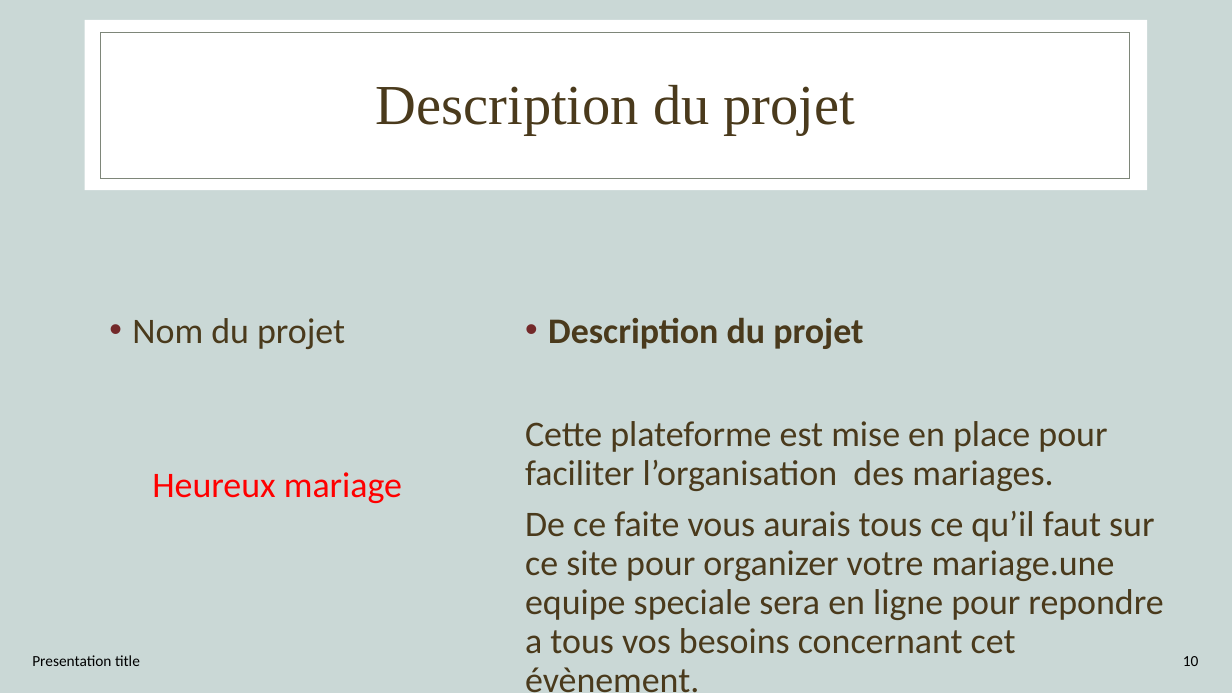
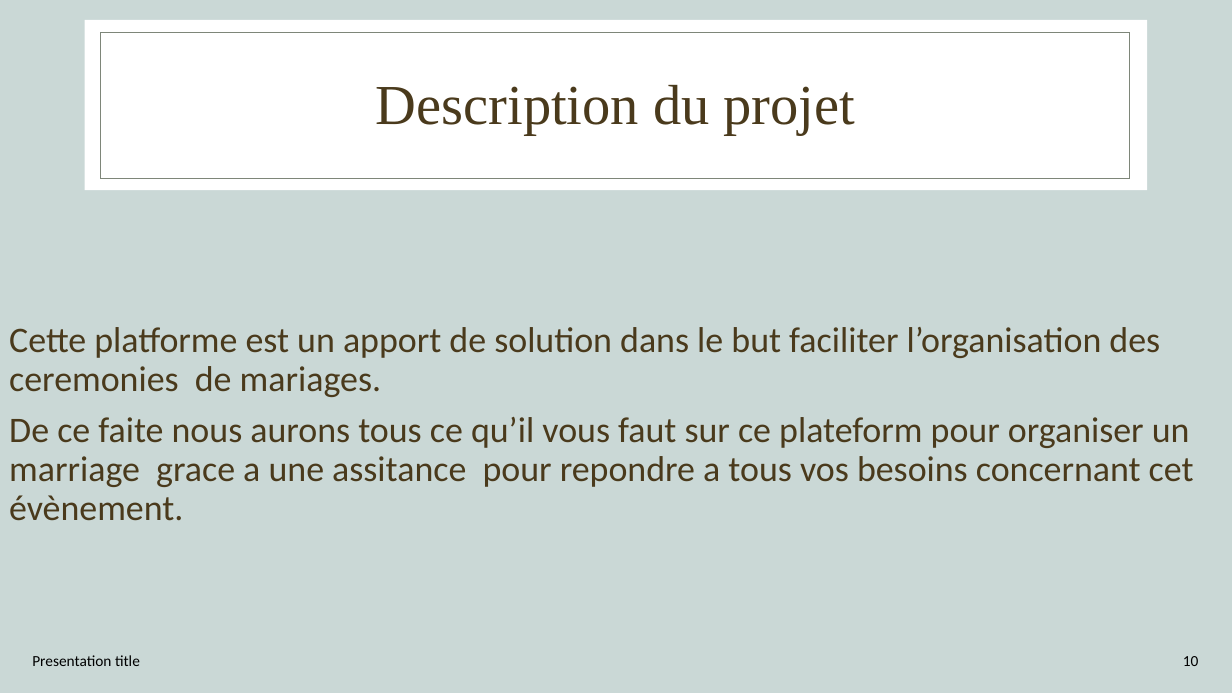
Before and after one commit to AbouSoulama/Projet_de_fin_de_formation_Aboubacar_Soulama, a slide deck: slide 10 of SOULAMA_Aboubacar_CONCEPTION PROJET DE FIN DE FORMATION.pptx. Drawn at 1232x693 pixels with LibreOffice and Linux fonts; fonts in the diff are those of the drawing; background and template pictures are left out. Boxes give left, top, right and bottom in pixels: in the first picture for what was removed or moved away, otherwise in the second. Text is boxed around its words. In the diff, an @@ line names an element or a change of style, - is before the commit and + after.

```diff
--- a/SOULAMA_Aboubacar_CONCEPTION PROJET DE FIN DE FORMATION.pptx
+++ b/SOULAMA_Aboubacar_CONCEPTION PROJET DE FIN DE FORMATION.pptx
@@ text at [9, 327, 1194, 521]: text changed @@
-• Description du projet
-Cette plateforme est mise en place pour faciliter l’organisation des mariages.
-De ce faite vous aurais tous ce qu’il faut sur ce site pour organizer votre mariage.une equipe speciale sera en ligne pour repondre a tous vos besoins concernant cet évènement.
+Cette platforme est un apport de solution dans le but faciliter l’organisation des ceremonies de mariages.
+De ce faite nous aurons tous ce qu’il vous faut sur ce plateform pour organiser un marriage grace a une assitance pour repondre a tous vos besoins concernant cet évènement.
@@ text removed at [132, 318, 402, 503] @@
-• Nom du projet
-Heureux mariage
```
Also in this commit, not shown: 12 other slides changed, 2 slides added, 12 other files.
